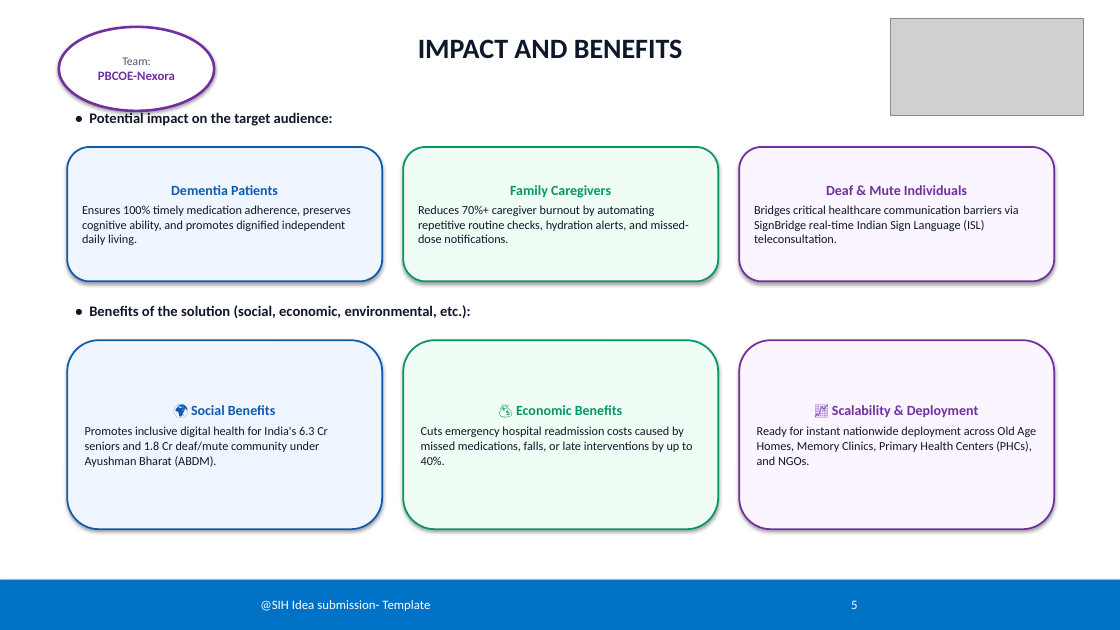
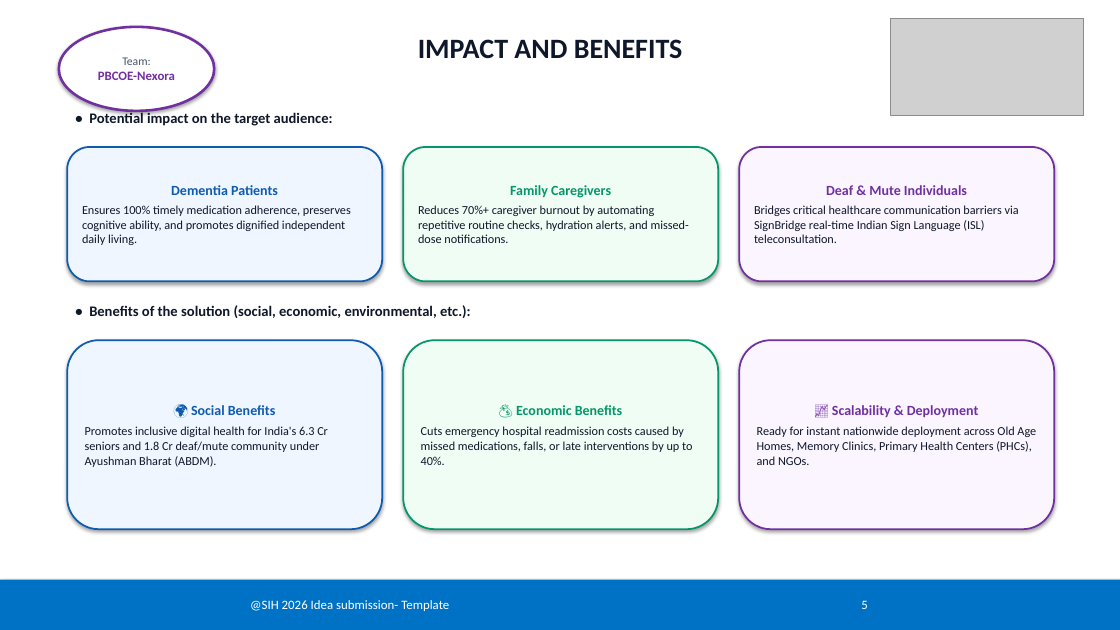
Before and after one commit to swayamgulhane538/Aabha-ai, a slide deck: slide 5 of SIH_2025_PBCOE_Nexora_AABHA_AI.pptx. Drawn at 1120x630 pixels with LibreOffice and Linux fonts; fonts in the diff are those of the drawing; grey boxes stand for pictures. Boxes give left, top, right and bottom in pixels: in the first picture for what was removed or moved away, otherwise in the second. Text is boxed around its words. In the diff, an @@ line names an element or a change of style, - is before the commit and + after.

```diff
--- a/SIH_2025_PBCOE_Nexora_AABHA_AI.pptx
+++ b/SIH_2025_PBCOE_Nexora_AABHA_AI.pptx
@@ text in rectangle at (250, 600, 867, 611): text changed @@
-@SIH Idea submission- Template 5
+@SIH 2026 Idea submission- Template 5
```
Also in this commit, not shown: 5 other slides changed, 4 other files.
